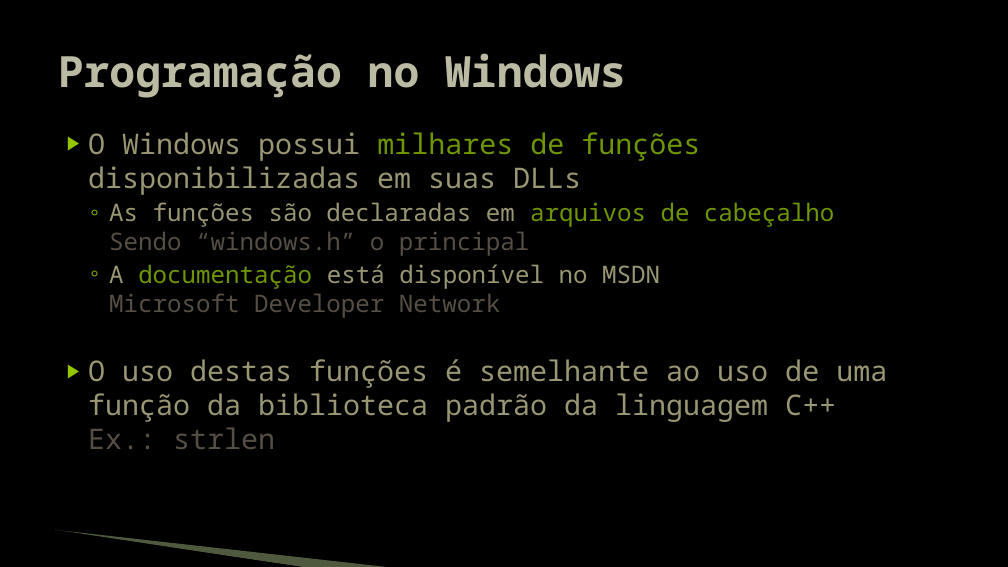
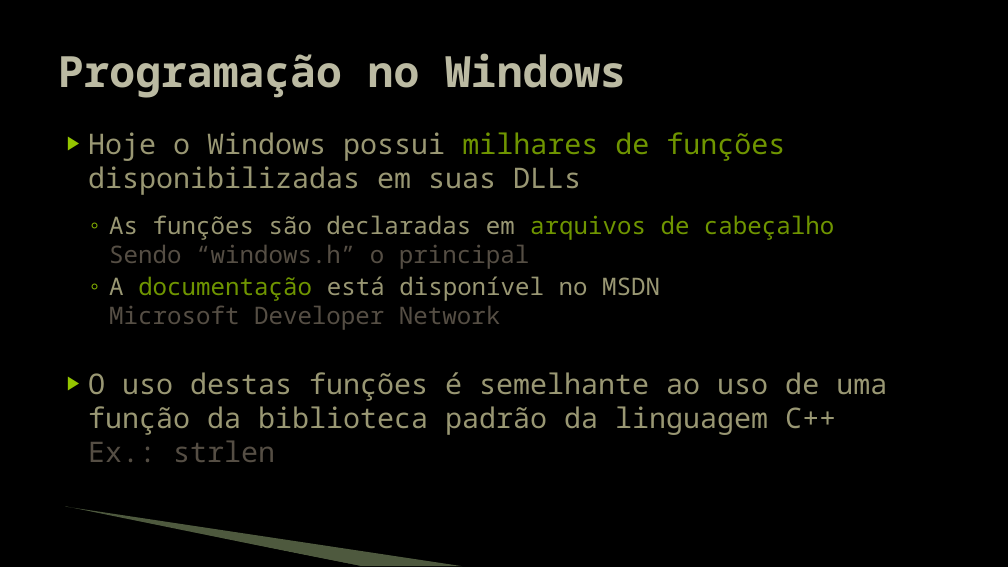
Before and after one commit to JudsonSS/Jogos, a slide deck: slide 7 of Slides/01. Programação Windows.pptx. Drawn at 1008x567 pixels with LibreOffice and Linux fonts; fonts in the diff are those of the drawing; background and template pictures are left out. Boxes give left, top, right and bottom in pixels: in the first picture for what was removed or moved away, otherwise in the second. Text is boxed around its words. In the diff, an @@ line names an element or a change of style, - is before the commit and + after.

```diff
--- a/Slides/01. Programação Windows.pptx
+++ b/Slides/01. Programação Windows.pptx
@@ text at <box>88,132,785,195</box>: text changed @@
-▶ O Windows possui milhares de funções disponibilizadas em suas DLLs
+▶ Hoje o Windows possui milhares de funções
+  disponibilizadas em suas DLLs
@@ freeform shape: place and size @@
-freeform shape at <box>54,531,306,567</box>
+freeform shape at <box>64,508,360,566</box>
@@ freeform shape: place and size @@
-freeform shape at <box>55,530,393,567</box>
+freeform shape at <box>66,507,463,566</box>
```
Also in this commit, not shown: 43 other slides changed, 1 other file.
